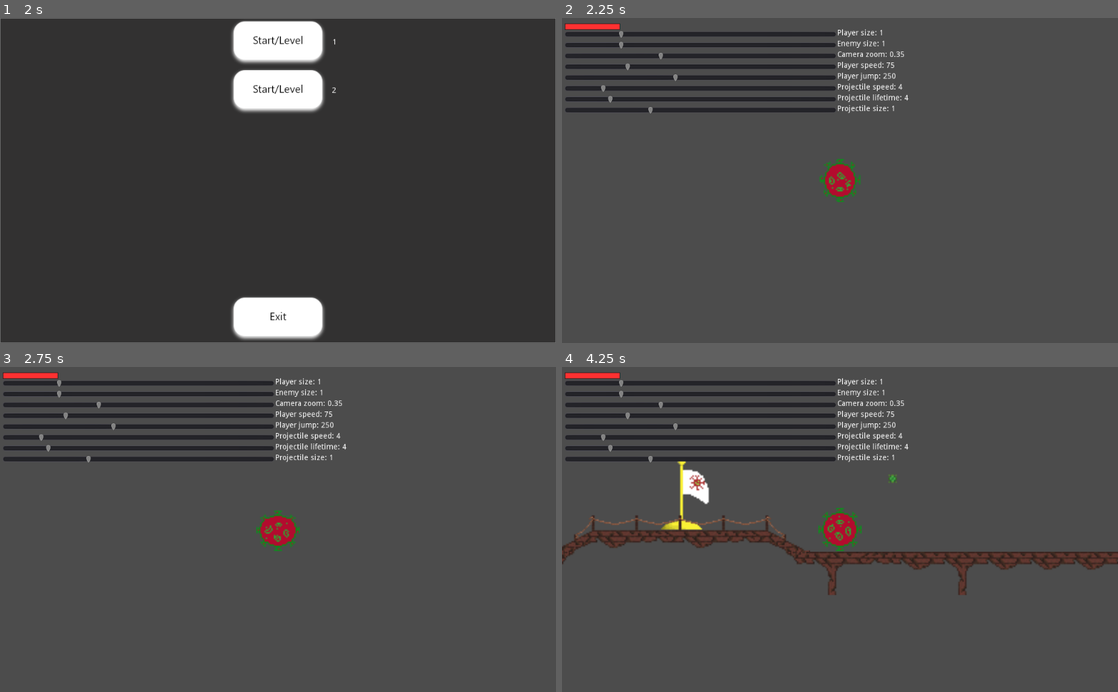
Above: before the commit, frames 1-4 (two rows, left to right).
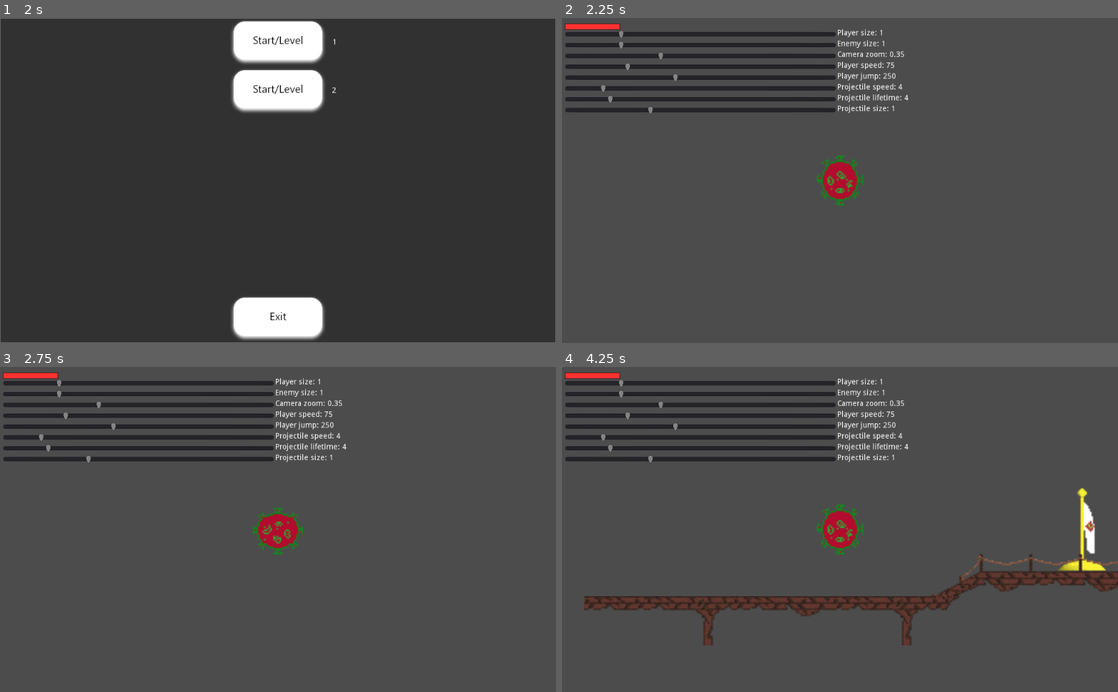
Above: after the commit, the same moments.

Repository: INF19IT2/2d-Jump-n-Run-SE
Game: Godot game, scene res://Scenes/MainScene/MainScene.tscn
Same seed, same stepped clock (60 frames per second), same inputs: the game is played once before the commit and once after it.
Inputs (mouse positions are in pixels of both pictures, inside the frame that each line leads up to):
- Up to frame 1 (2 s): click (278, 70) at 0.52 s; type "Alex" at 0.6 s; click (278, 154) at 1.25 s
- Up to frame 2 (2.25 s): click "1" at 2 s
- Up to frame 3 (2.75 s): no input
- Up to frame 4 (4.25 s): tap Enter at 2.75 s; hold Shift (running) 2.78-3.53 s; hold D (move_right) from 2.78 s (still down); tap W (move_up) at 3.02, 3.77 s; tap Space (shoot) at 3.6 s

Frame 1 is identical in both runs. In frame 2, 0.5% of the frame differs, in the area x 45-55%, y 42-58%; in frame 3, 0.5%; in frame 4, 11%, in the area x 0-100%, y 29-86%.

Commit message:
added default values (see issue #96) in player_script

Diff:
--- a/2d-Jump-n-Run-SE/Scenes/Objects/Animated_Virus.tscn
+++ b/2d-Jump-n-Run-SE/Scenes/Objects/Animated_Virus.tscn
@@ -63,7 +63,7 @@
 
 [node name="Camera2D" type="Camera2D" parent="."]
 current = true
-zoom = Vector2( 0.4, 0.4 )
+zoom = Vector2( 0.35, 0.35 )
 smoothing_speed = 2.0
 
 [node name="HealthBar" parent="." instance=ExtResource( 21 )]
--- a/2d-Jump-n-Run-SE/Scripts/Player_Modell/Player_AnimatedVirus.gd
+++ b/2d-Jump-n-Run-SE/Scripts/Player_Modell/Player_AnimatedVirus.gd
@@ -3,8 +3,8 @@
 signal hit
 var is_moving: bool = false
 
-export var speed : int = 200
-export var jumpForce : int = 500
+export var speed : int = 75
+export var jumpForce : int = 250
 export var gravity : int = 800
 var velocity = Vector2()
 
